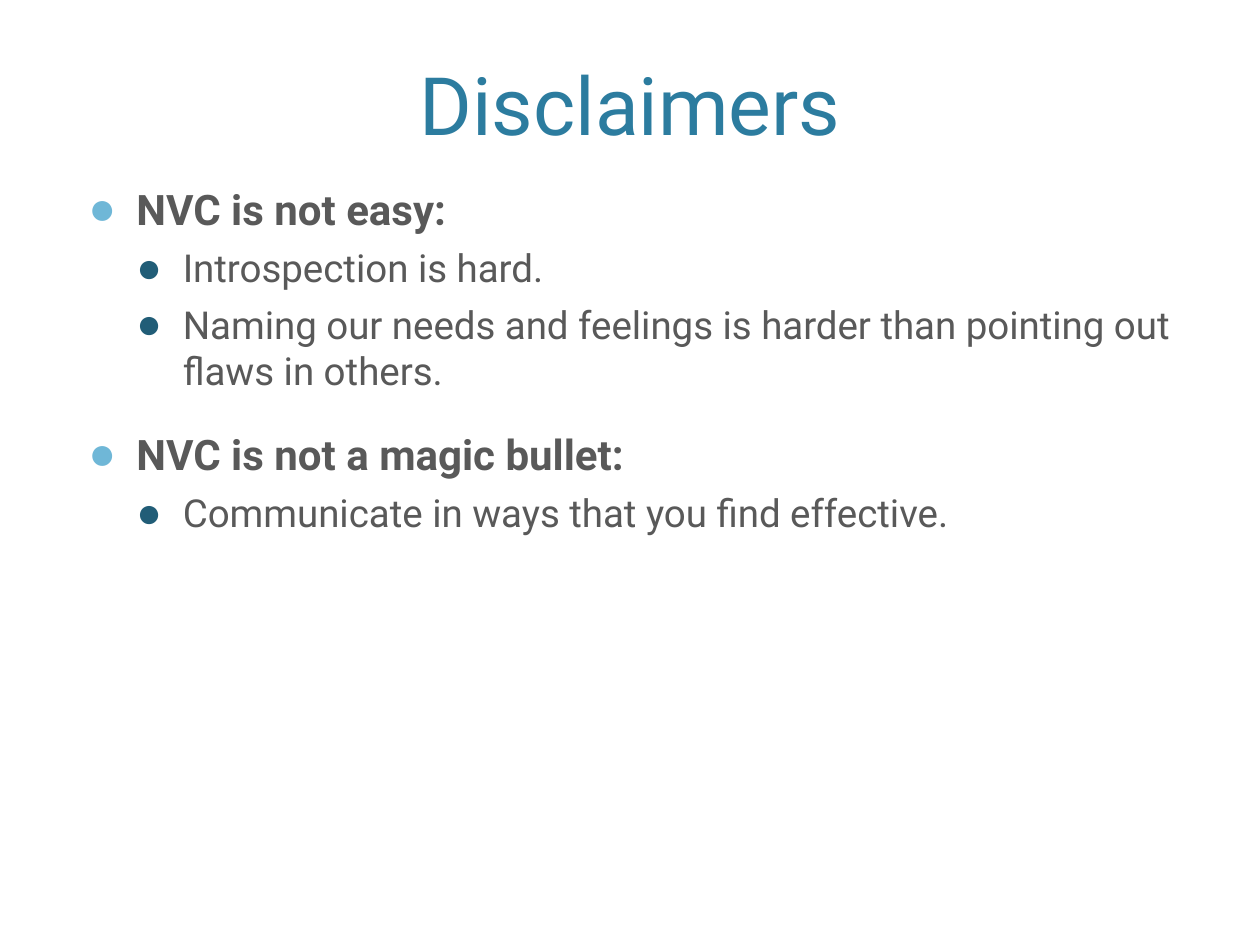
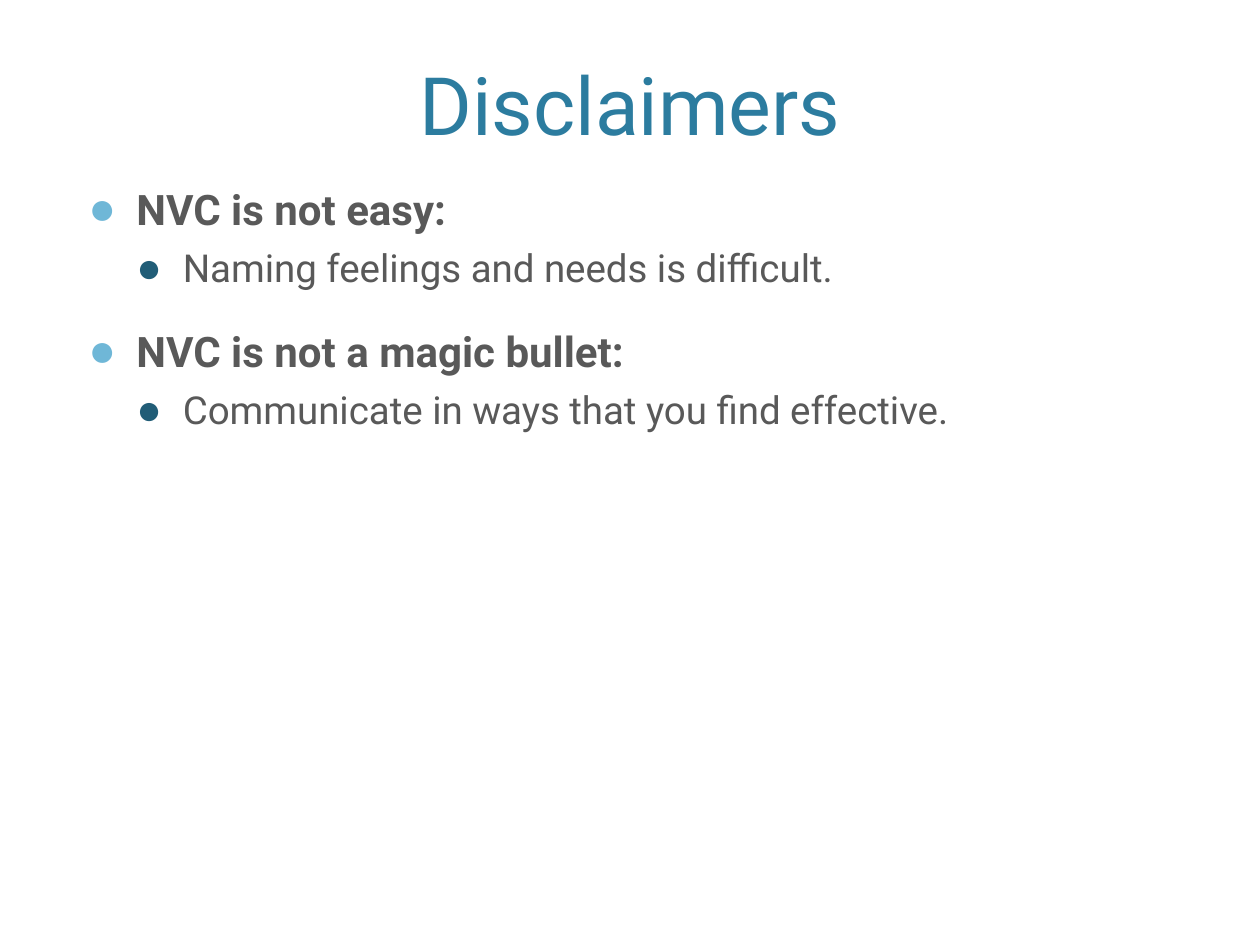
Before and after one commit to haroldtreen/RecurseCenterStuff, a slide deck: slide 11 of presentations/nvc.pptx. Drawn at 1260x945 pixels with LibreOffice and Linux fonts; fonts in the diff are those of the drawing; background and template pictures are left out. Boxes give left, top, right and bottom in pixels: in the first picture for what was removed or moved away, otherwise in the second. Text is boxed around its words. In the diff, an @@ line names an element or a change of style, - is before the commit and + after.

```diff
--- a/presentations/nvc.pptx
+++ b/presentations/nvc.pptx
@@ text at [183, 252, 833, 290]: text changed @@
-  ● Introspection is hard.
-  ● Naming our needs and feelings is harder than pointing out flaws in others.
+  ● Naming feelings and needs is difficult.
```
Also in this commit, not shown: 1 other slide changed.
